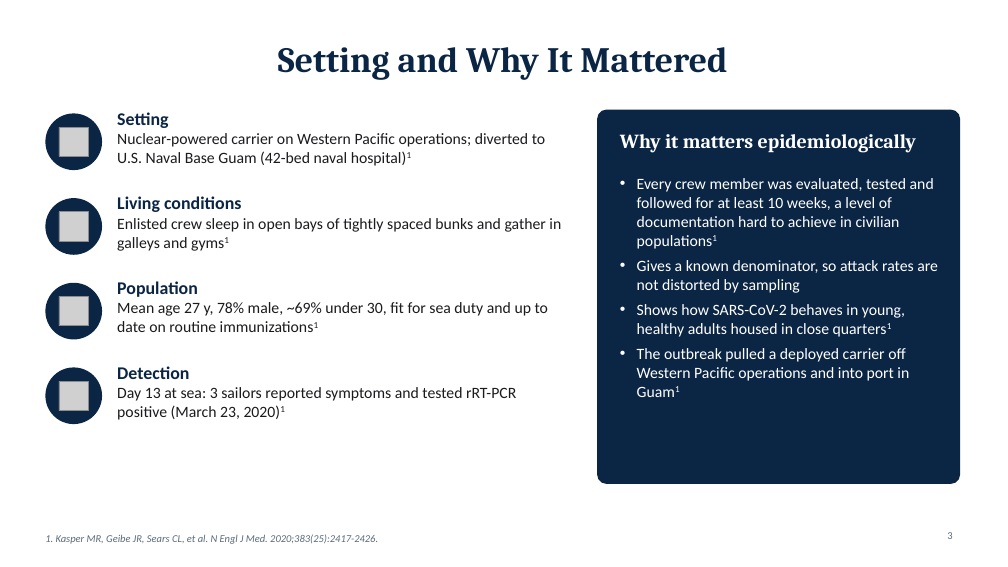
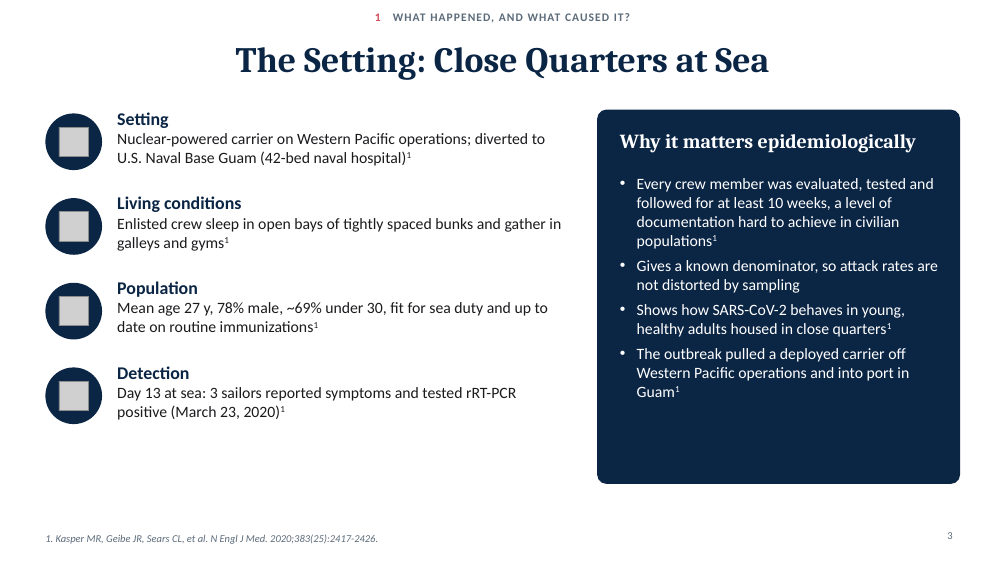
Before and after one commit to adebowa96/Research, a slide deck: slide 3 of Outbreak_of_the_Day/Covid19_Aircraft_Carrier_Outbreak.pptx. Drawn at 1008x567 pixels with LibreOffice and Linux fonts; fonts in the diff are those of the drawing; grey boxes stand for pictures. Boxes give left, top, right and bottom in pixels: in the first picture for what was removed or moved away, otherwise in the second. Text is boxed around its words. In the diff, an @@ line names an element or a change of style, - is before the commit and + after.

```diff
--- a/Outbreak_of_the_Day/Covid19_Aircraft_Carrier_Outbreak.pptx
+++ b/Outbreak_of_the_Day/Covid19_Aircraft_Carrier_Outbreak.pptx
@@ text added at (375,13,630,22), 11 pt, text #5C6B7A, bold @@
+1 WHAT HAPPENED, AND WHAT CAUSED IT?
@@ title at (236,47,769,80): text changed @@
-Setting and Why It Mattered
+The Setting: Close Quarters at Sea
```
Also in this commit, not shown: 18 other slides changed.
